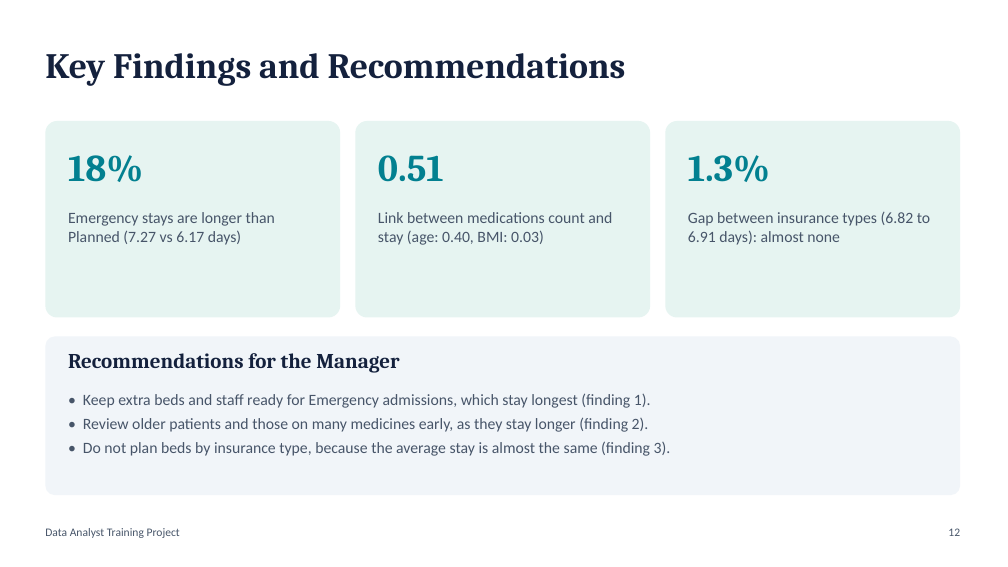
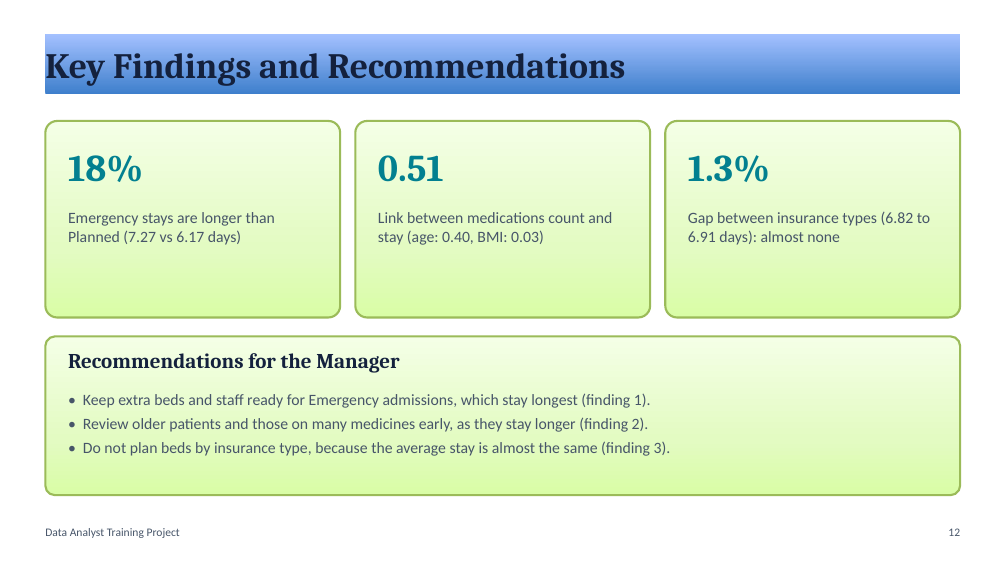
Before and after one commit to sakshiship-it/DATA-ANALYTICS-PROJECT, a slide deck: slide 12 of documents/Healthcare_Project_Presentation.pptx. Drawn at 1008x567 pixels with LibreOffice and Linux fonts; fonts in the diff are those of the drawing. Boxes give left, top, right and bottom in pixels: in the first picture for what was removed or moved away, otherwise in the second. Text is boxed around its words. In the diff, an @@ line names an element or a change of style, - is before the commit and + after.

```diff
--- a/documents/Healthcare_Project_Presentation.pptx
+++ b/documents/Healthcare_Project_Presentation.pptx
@@ rectangle "Key Findings and Recommendations": place and size @@
-rectangle "Key Findings and Recommendations" at bbox=[45, 53, 626, 86]
+rectangle "Key Findings and Recommendations" at bbox=[45, 34, 960, 95]
@@ rectangle "Key Findings and Recommendations" at bbox=[45, 34, 960, 95]: fill none to gradient #3F80CE to #A4C4FF @@
@@ fill #E6F4F1 to gradient #DAFDA7 to #E4FCC2 to #F5FFE7; outline none to #9BBB59 2 pt in 3 elements at bbox=[45, 121, 340, 318], bbox=[355, 121, 650, 318], bbox=[665, 121, 960, 318] @@
@@ rounded rectangle at bbox=[45, 337, 960, 495]: fill #F1F5F9 to gradient #DAFDA7 to #E4FCC2 to #F5FFE7; outline none to #9BBB59 2 pt @@
```
Also in this commit, not shown: 14 other slides changed, 1 other file.
